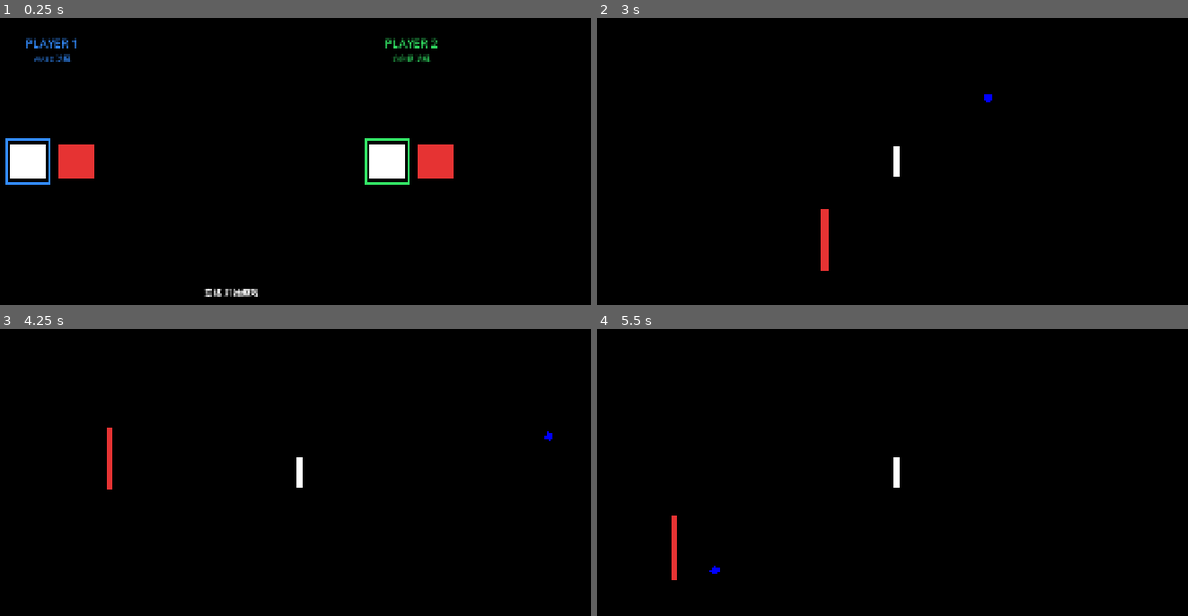
Above: before the commit, frames 1-4 (two rows, left to right).
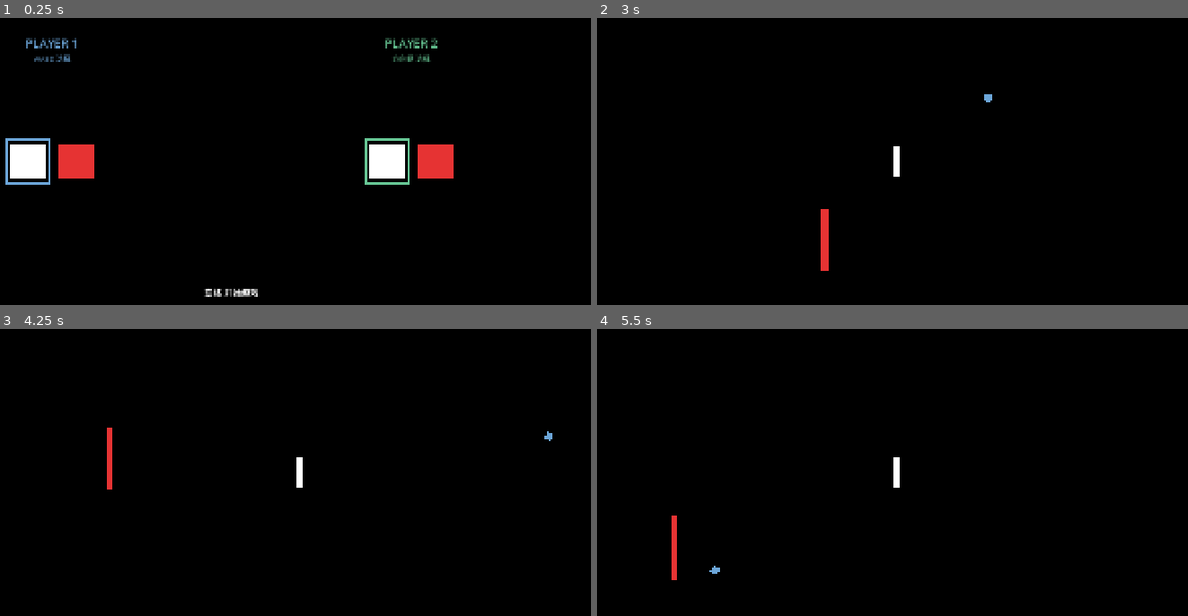
Above: after the commit, the same moments.

Repository: SKHUO/Pong
Game: Godot game, scene res://scenes/character_select/character_select.tscn
The game is run twice, just before and just after one commit, with the same random seed, the same clock (stepped at 60 frames per second) and the same inputs.
Inputs:
- Up to frame 1 (0.25 s): no input
- Up to frame 2 (3 s): tap Enter at 0.5 s; hold D 0.53-1.28 s; tap J every 0.75 s from 0.6 to 2.85 s; tap Space at 0.77, 1.52 s; hold S 1.28-2.03 s; hold D 2.03-2.78 s; hold W from 2.78 s (still down)
- Up to frame 3 (4.25 s): tap Space at 3.02, 3.77 s; release W at 3.53 s; hold A from 3.53 s (still down); tap J at 3.6 s
- Up to frame 4 (5.5 s): tap J at 4.35, 5.1 s; tap Space at 4.52 s; release A at 5.03 s; hold S from 5.03 s (still down)

The runs differ from the first frame. In frame 1, 0.8% of the frame differs, in the area x 0-75%, y 7-59%; in frame 2, less than 0.1%; in frame 3, less than 0.1%; in frame 4, less than 0.1%.

Commit message:
style: mute blue and green palette

Diff:
--- a/scenes/character_select/selection_frame.tscn
+++ b/scenes/character_select/selection_frame.tscn
@@ -11,4 +11,4 @@
 mouse_filter = 2
 editor_only = false
 border_width = 4.0
-border_color = Color(0.2, 0.55, 1, 1)
+border_color = Color(0.424, 0.651, 0.851, 1)
--- a/scripts/character_select/character_select.gd
+++ b/scripts/character_select/character_select.gd
@@ -10,7 +10,7 @@
 const OPTION_SIZE := Vector2(88.0, 88.0)
 const OPTION_GAP := 32.0
 const FOOTER_HEIGHT := 64.0
-const PLAYER_COLORS := [Color(0.2, 0.55, 1.0), Color(0.2, 0.9, 0.4)]
+const PLAYER_COLORS := [Color(0.424, 0.651, 0.851), Color(0.404, 0.780, 0.584)]
 
 @onready var background: PongBackground = $Background
 @onready var divider: PongDivider = $Divider
--- a/scripts/character_select/selection_frame.gd
+++ b/scripts/character_select/selection_frame.gd
@@ -6,7 +6,7 @@
 
 @onready var rect: ReferenceRect = $Rect
 
-var frame_color := Color(0.2, 0.55, 1.0)
+var frame_color := Color(0.424, 0.651, 0.851)
 
 
 func _ready() -> void:
--- a/scripts/game/ball.gd
+++ b/scripts/game/ball.gd
@@ -10,8 +10,8 @@
 
 @export var ball_size := Vector2(18.0, 18.0)
 @export var ball_speed := 540.0
-@export var player_1_color := Color.BLUE
-@export var player_2_color := Color.GREEN
+@export var player_1_color := Color(0.424, 0.651, 0.851)
+@export var player_2_color := Color(0.404, 0.780, 0.584)
 @export_range(0.0, 89.0, 1.0) var serve_steering_degrees := 70.0
 @export var serve_speed_from_player := 0.18
 @export var serve_spin_from_player := 0.02
Not shown, changed: docs/PRODUCT_DESIGN.md
Not shown, changed: docs/TECHNICAL_DESIGN.md
